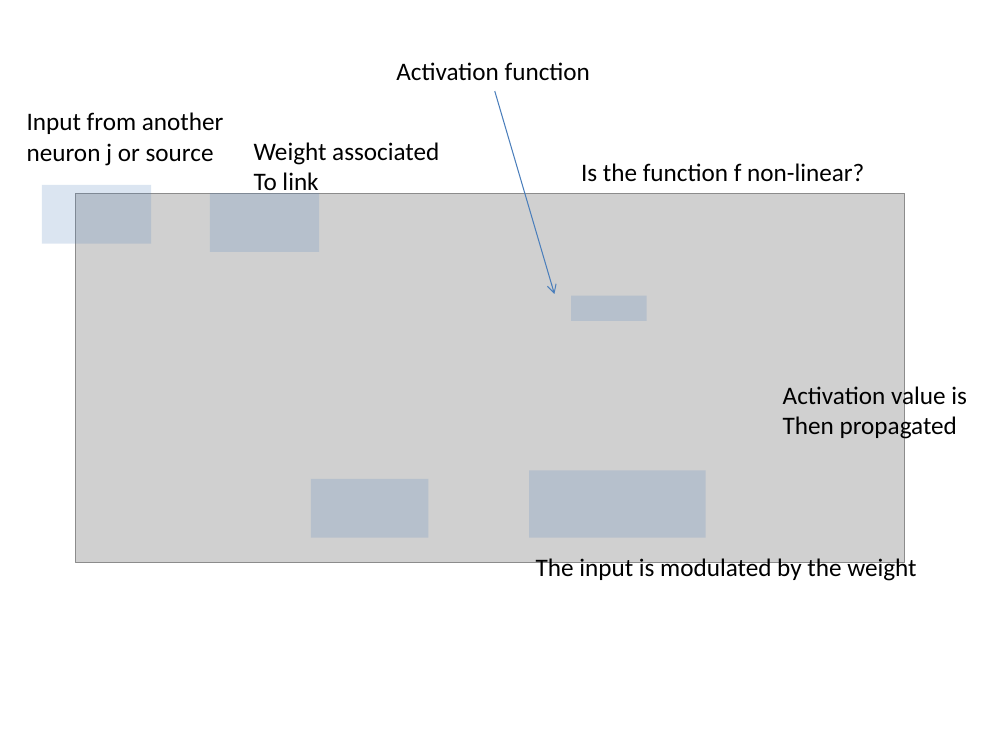
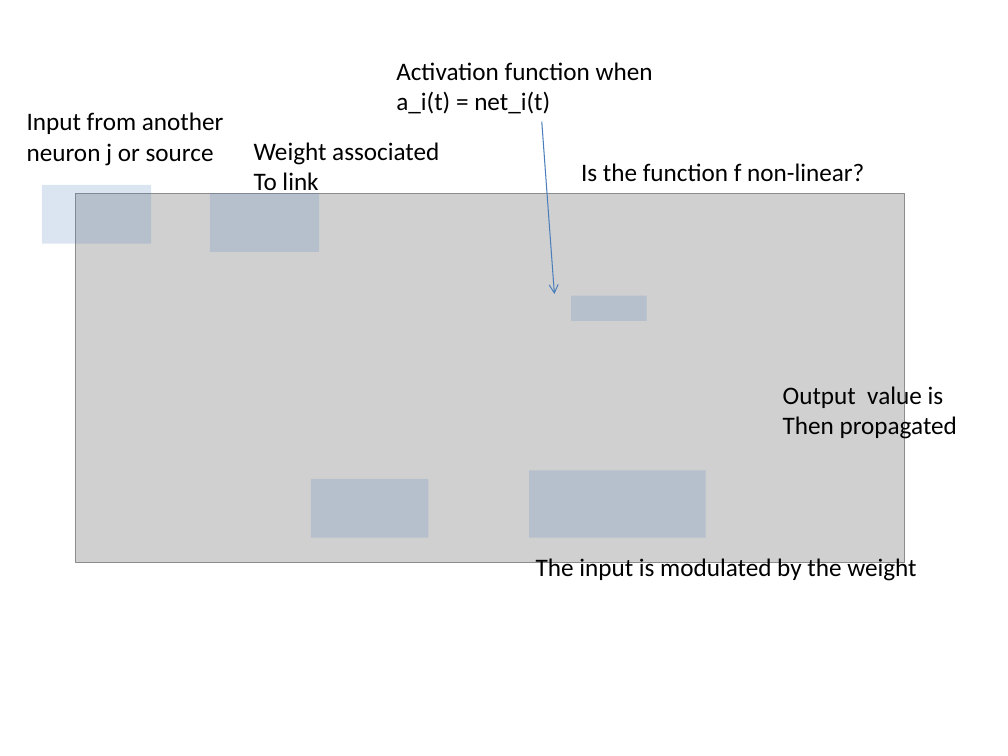
Before and after one commit to edvelezg/unb-nn, a slide deck: slide 5 of Neural Networks.pptx. Drawn at 1008x756 pixels with LibreOffice and Linux fonts; fonts in the diff are those of the drawing; grey boxes stand for pictures. Boxes give left, top, right and bottom in pixels: in the first picture for what was removed or moved away, otherwise in the second. Text is boxed around its words. In the diff, an @@ line names an element or a change of style, - is before the commit and + after.

```diff
--- a/Neural Networks.pptx
+++ b/Neural Networks.pptx
@@ text at [396,62,653,114]: text changed @@
-Activation function
+Activation function when a_i(t) = net_i(t)
@@ arrow moved from (495, 91) - (554, 294) to (542, 122) - (554, 294) @@
@@ text at [783,383,944,410]: text changed @@
-Activation value is
+Output value is
```
Also in this commit, not shown: 7 other slides changed, 3 slides added, 1 slide removed.
